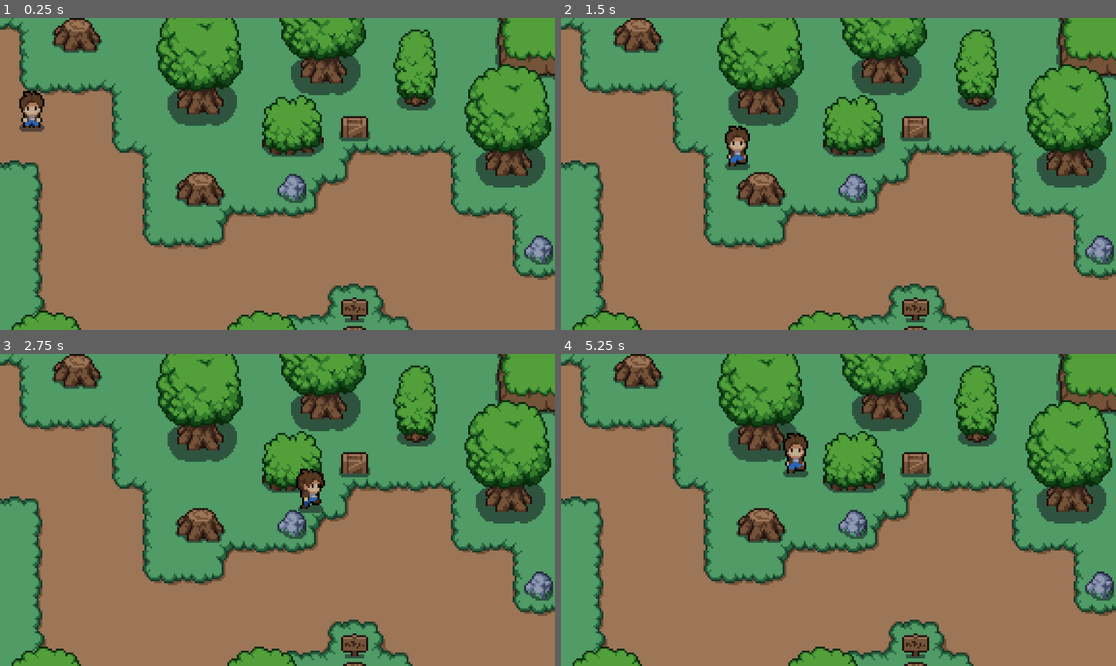
Above: before the commit, frames 1-4 (two rows, left to right).
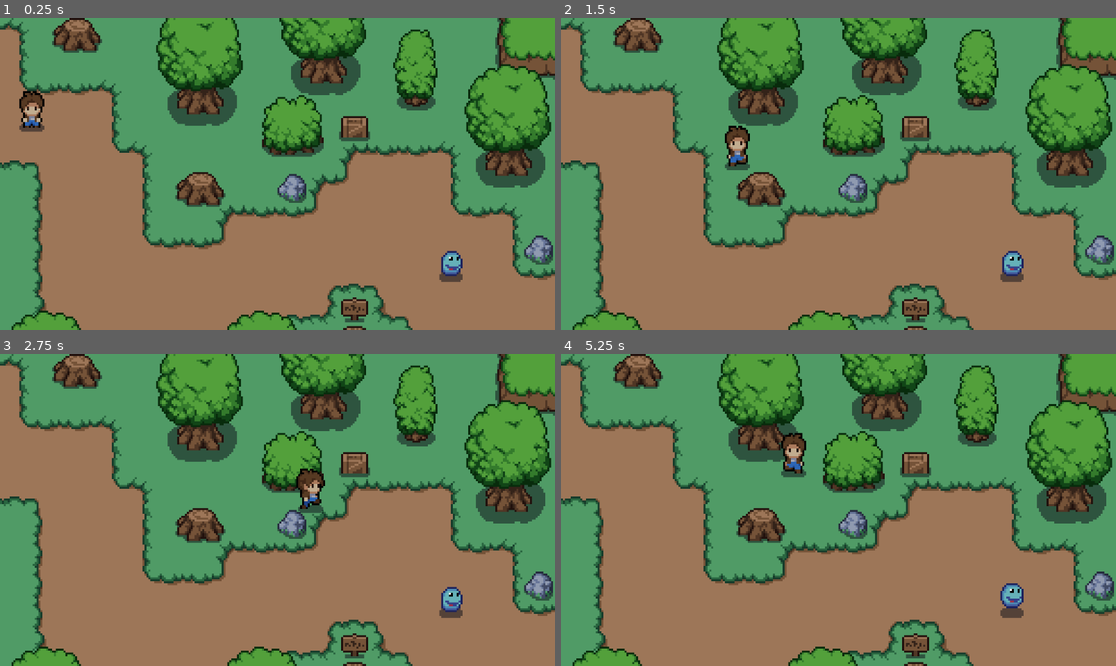
Above: after the commit, the same moments.

Repository: code1iners/free-rpg
Game: Godot game, scene res://scenes/world.tscn
The game is run twice, just before and just after one commit, with the same random seed, the same clock (stepped at 60 frames per second) and the same inputs. The project has no main scene, so this scene is started directly.
Inputs:
- Up to frame 1 (0.25 s): no input
- Up to frame 2 (1.5 s): hold Right (ui_right) 0.53-1.28 s; tap E (attack, bound only after the commit) at 0.6, 1.35 s; hold Down (ui_down) from 1.28 s (still down)
- Up to frame 3 (2.75 s): release Down (ui_down) at 2.03 s; hold Right (ui_right) from 2.03 s (still down); tap E (attack, bound only after the commit) at 2.1 s
- Up to frame 4 (5.25 s): release Right (ui_right) at 2.78 s; hold Up (ui_up) 2.78-3.53 s; tap E (attack, bound only after the commit) every 0.75 s from 2.85 to 5.1 s; hold Left (ui_left) 3.53-5.03 s; hold Down (ui_down) from 5.03 s (still down)

The runs differ from the first frame. In frame 1, 0.4% of the frame differs, in the area x 79-84%, y 74-85%; in frame 2, 0.4%; in frame 3, 0.4%; in frame 4, 0.8%, in the area x 39-84%, y 25-85%.

Commit message:
Implemented combat system

Diff:
--- a/project.godot
+++ b/project.godot
@@ -14,9 +14,21 @@
 config/features=PackedStringArray("4.2", "GL Compatibility")
 config/icon="res://assets/icon.svg"
 
+[autoload]
+
+global="*res://scripts/global.gd"
+
 [display]
 
 window/stretch/scale=4.0
+
+[input]
+
+attack={
+"deadzone": 0.5,
+"events": [Object(InputEventKey,"resource_local_to_scene":false,"resource_name":"","device":-1,"window_id":0,"alt_pressed":false,"shift_pressed":false,"ctrl_pressed":false,"meta_pressed":false,"pressed":false,"keycode":0,"physical_keycode":69,"key_label":0,"unicode":101,"echo":false,"script":null)
+]
+}
 
 [rendering]
 
--- /dev/null
+++ b/scenes/enemy.tscn
@@ -0,0 +1,174 @@
+[gd_scene load_steps=22 format=3 uid="uid://crcoaw25punpi"]
+
+[ext_resource type="Script" path="res://scripts/enemy.gd" id="1_gtncs"]
+[ext_resource type="Texture2D" uid="uid://c0vsh57tvl37k" path="res://assets/characters/slime.png" id="1_m0po8"]
+
+[sub_resource type="CircleShape2D" id="CircleShape2D_usp8x"]
+radius = 7.07107
+
+[sub_resource type="AtlasTexture" id="AtlasTexture_v7olr"]
+atlas = ExtResource("1_m0po8")
+region = Rect2(0, 128, 32, 32)
+
+[sub_resource type="AtlasTexture" id="AtlasTexture_psbve"]
+atlas = ExtResource("1_m0po8")
+region = Rect2(32, 128, 32, 32)
+
+[sub_resource type="AtlasTexture" id="AtlasTexture_ra4t8"]
+atlas = ExtResource("1_m0po8")
+region = Rect2(64, 128, 32, 32)
+
+[sub_resource type="AtlasTexture" id="AtlasTexture_djy4e"]
+atlas = ExtResource("1_m0po8")
+region = Rect2(96, 128, 32, 32)
+
+[sub_resource type="AtlasTexture" id="AtlasTexture_psw0r"]
+atlas = ExtResource("1_m0po8")
+region = Rect2(128, 128, 32, 32)
+
+[sub_resource type="AtlasTexture" id="AtlasTexture_iugag"]
+atlas = ExtResource("1_m0po8")
+region = Rect2(0, 0, 32, 32)
+
+[sub_resource type="AtlasTexture" id="AtlasTexture_1ucvh"]
+atlas = ExtResource("1_m0po8")
+region = Rect2(32, 0, 32, 32)
+
+[sub_resource type="AtlasTexture" id="AtlasTexture_w6ajl"]
+atlas = ExtResource("1_m0po8")
+region = Rect2(64, 0, 32, 32)
+
+[sub_resource type="AtlasTexture" id="AtlasTexture_6fu5f"]
+atlas = ExtResource("1_m0po8")
+region = Rect2(96, 0, 32, 32)
+
+[sub_resource type="AtlasTexture" id="AtlasTexture_7mha1"]
+atlas = ExtResource("1_m0po8")
+region = Rect2(0, 32, 32, 32)
+
+[sub_resource type="AtlasTexture" id="AtlasTexture_k8t5d"]
+atlas = ExtResource("1_m0po8")
+region = Rect2(32, 32, 32, 32)
+
+[sub_resource type="AtlasTexture" id="AtlasTexture_452un"]
+atlas = ExtResource("1_m0po8")
+region = Rect2(64, 32, 32, 32)
+
+[sub_resource type="AtlasTexture" id="AtlasTexture_e1rb4"]
+atlas = ExtResource("1_m0po8")
+region = Rect2(96, 32, 32, 32)
+
+[sub_resource type="AtlasTexture" id="AtlasTexture_ur6ea"]
+atlas = ExtResource("1_m0po8")
+region = Rect2(128, 32, 32, 32)
+
+[sub_resource type="AtlasTexture" id="AtlasTexture_6kxxy"]
+atlas = ExtResource("1_m0po8")
+region = Rect2(160, 32, 32, 32)
+
+[sub_resource type="SpriteFrames" id="SpriteFrames_kftls"]
+animations = [{
+"frames": [{
+"duration": 1.0,
+"texture": SubResource("AtlasTexture_v7olr")
+}, {
+"duration": 1.0,
+"texture": SubResource("AtlasTexture_psbve")
+}, {
+"duration": 1.0,
+"texture": SubResource("AtlasTexture_ra4t8")
+}, {
+"duration": 1.0,
+"texture": SubResource("AtlasTexture_djy4e")
+}, {
+"duration": 1.0,
+"texture": SubResource("AtlasTexture_psw0r")
+}],
+"loop": true,
+"name": &"death",
+"speed": 5.0
+}, {
+"frames": [{
+"duration": 1.0,
+"texture": SubResource("AtlasTexture_iugag")
+}, {
+"duration": 1.0,
+"texture": SubResource("AtlasTexture_1ucvh")
+}, {
+"duration": 1.0,
+"texture": SubResource("AtlasTexture_w6ajl")
+}, {
+"duration": 1.0,
+"texture": SubResource("AtlasTexture_6fu5f")
+}],
+"loop": true,
+"name": &"idle",
+"speed": 5.0
+}, {
+"frames": [{
+"duration": 1.0,
+"texture": SubResource("AtlasTexture_7mha1")
+}, {
+"duration": 1.0,
+"texture": SubResource("AtlasTexture_k8t5d")
+}, {
+"duration": 1.0,
+"texture": SubResource("AtlasTexture_452un")
+}, {
+"duration": 1.0,
+"texture": SubResource("AtlasTexture_e1rb4")
+}, {
+"duration": 1.0,
+"texture": SubResource("AtlasTexture_ur6ea")
+}, {
+"duration": 1.0,
+"texture": SubResource("AtlasTexture_6kxxy")
+}],
+"loop": true,
+"name": &"walk",
+"speed": 5.0
+}]
+
+[sub_resource type="CircleShape2D" id="CircleShape2D_8eorc"]
+radius = 55.0091
+
+[sub_resource type="CircleShape2D" id="CircleShape2D_n6x2y"]
+radius = 12.0
+
+[node name="enemy" type="CharacterBody2D"]
+y_sort_enabled = true
+collision_layer = 3
+script = ExtResource("1_gtncs")
+
+[node name="CollisionShape2D" type="CollisionShape2D" parent="."]
+visible = false
+position = Vector2(0, 4)
+shape = SubResource("CircleShape2D_usp8x")
+
+[node name="AnimatedSprite2D" type="AnimatedSprite2D" parent="."]
+sprite_frames = SubResource("SpriteFrames_kftls")
+animation = &"idle"
+
+[node name="detection_area" type="Area2D" parent="."]
+visible = false
+position = Vector2(0, 3)
+collision_layer = 2
+collision_mask = 2
+
+[node name="CollisionShape2D" type="CollisionShape2D" parent="detection_area"]
+shape = SubResource("CircleShape2D_8eorc")
+
+[node name="enemy_hitbox" type="Area2D" parent="."]
+
+[node name="CollisionShape2D" type="CollisionShape2D" parent="enemy_hitbox"]
+position = Vector2(0, 4)
+shape = SubResource("CircleShape2D_n6x2y")
+
+[node name="take_damage_cooldown" type="Timer" parent="."]
+wait_time = 0.5
+
+[connection signal="body_entered" from="detection_area" to="." method="_on_detection_area_body_entered"]
+[connection signal="body_exited" from="detection_area" to="." method="_on_detection_area_body_exited"]
+[connection signal="body_entered" from="enemy_hitbox" to="." method="_on_enemy_hitbox_body_entered"]
+[connection signal="body_exited" from="enemy_hitbox" to="." method="_on_enemy_hitbox_body_exited"]
+[connection signal="timeout" from="take_damage_cooldown" to="." method="_on_take_damage_cooldown_timeout"]
--- a/scenes/player.tscn
+++ b/scenes/player.tscn
@@ -416,8 +416,12 @@
 "speed": 5.0
 }]
 
+[sub_resource type="CircleShape2D" id="CircleShape2D_dxawn"]
+radius = 9.05539
+
 [node name="player" type="CharacterBody2D"]
 y_sort_enabled = true
+collision_layer = 3
 script = ExtResource("1_07b1t")
 
 [node name="CollisionShape2D" type="CollisionShape2D" parent="."]
@@ -428,3 +432,27 @@
 position = Vector2(-1, -17)
 sprite_frames = SubResource("SpriteFrames_rpxul")
 animation = &"side_walk"
+
+[node name="player_hitbox" type="Area2D" parent="."]
+
+[node name="CollisionShape2D" type="CollisionShape2D" parent="player_hitbox"]
+position = Vector2(0, -1)
+shape = SubResource("CircleShape2D_dxawn")
+
+[node name="player_hitbox2" type="Area2D" parent="."]
+
+[node name="CollisionShape2D" type="CollisionShape2D" parent="player_hitbox2"]
+position = Vector2(0, -1)
+shape = SubResource("CircleShape2D_dxawn")
+
+[node name="attack_cooldown" type="Timer" parent="."]
+
+[node name="deal_attack_timer" type="Timer" parent="."]
+wait_time = 0.5
+
+[connection signal="body_entered" from="player_hitbox" to="." method="_on_player_hitbox_body_entered"]
+[connection signal="body_exited" from="player_hitbox" to="." method="_on_player_hitbox_body_exited"]
+[connection signal="body_entered" from="player_hitbox2" to="." method="_on_player_hitbox_body_entered"]
+[connection signal="body_exited" from="player_hitbox2" to="." method="_on_player_hitbox_body_exited"]
+[connection signal="timeout" from="attack_cooldown" to="." method="_on_attack_cooldown_timeout"]
+[connection signal="timeout" from="deal_attack_timer" to="." method="_on_deal_attack_timer_timeout"]
--- a/scenes/world.tscn
+++ b/scenes/world.tscn
@@ -1,9 +1,10 @@
-[gd_scene load_steps=9 format=3 uid="uid://c1gc3vi5yap1y"]
+[gd_scene load_steps=10 format=3 uid="uid://c1gc3vi5yap1y"]
 
 [ext_resource type="Texture2D" uid="uid://b6gi18q13x8gv" path="res://assets/tilesets/plains.png" id="1_h2twc"]
 [ext_resource type="Texture2D" uid="uid://cc7po5fpkwddk" path="res://assets/tilesets/grass.png" id="2_bqtox"]
 [ext_resource type="Texture2D" uid="uid://vsnkfmj37fpv" path="res://assets/objects/objects.png" id="3_sh32e"]
 [ext_resource type="PackedScene" uid="uid://csk11boe2d0j2" path="res://scenes/player.tscn" id="4_0gho0"]
+[ext_resource type="PackedScene" uid="uid://crcoaw25punpi" path="res://scenes/enemy.tscn" id="5_q65gk"]
 
 [sub_resource type="TileSetAtlasSource" id="TileSetAtlasSource_gp0j4"]
 texture = ExtResource("1_h2twc")
@@ -163,3 +164,6 @@
 
 [node name="player" parent="." instance=ExtResource("4_0gho0")]
 position = Vector2(17, 57)
+
+[node name="enemy" parent="." instance=ExtResource("5_q65gk")]
+position = Vector2(234, 129)
--- /dev/null
+++ b/scripts/enemy.gd
@@ -0,0 +1,64 @@
+extends CharacterBody2D
+
+const SPEED = 45
+var player_chase = false
+var player = null
+
+var health = 100
+var player_inattack_zone = false
+var can_take_damage = true
+
+func _physics_process(delta):
+	deal_with_damage()
+
+	if player_chase:
+		position += (player.position - position) / SPEED
+
+		$AnimatedSprite2D.play("walk")
+
+		if (player.position.x - position.x) < 0:
+			$AnimatedSprite2D.flip_h = true
+		else:
+			$AnimatedSprite2D.flip_h = false
+
+		move_and_slide()
+	else:
+		$AnimatedSprite2D.play("idle")
+
+
+func _on_detection_area_body_entered(body):
+	player = body
+	player_chase = true
+
+
+func _on_detection_area_body_exited(body):
+	player = null
+	player_chase = false
+
+func enemy():
+	pass
+
+
+func _on_enemy_hitbox_body_entered(body):
+	if body.has_method("player"):
+		player_inattack_zone = true
+
+
+func _on_enemy_hitbox_body_exited(body):
+	if body.has_method("player"):
+		player_inattack_zone = false
+
+func deal_with_damage():
+	if player_inattack_zone and global.player_current_attack == true:
+		if can_take_damage == true:
+			health -= 20
+			$take_damage_cooldown.start()
+			can_take_damage = false
+			print("slime health = ", health)
+			if health <= 0:
+				self.queue_free()
+
+
+
+func _on_take_damage_cooldown_timeout():
+	can_take_damage = true
--- /dev/null
+++ b/scripts/global.gd
@@ -0,0 +1,3 @@
+extends Node
+
+var player_current_attack = false
--- a/scripts/player.gd
+++ b/scripts/player.gd
@@ -1,4 +1,11 @@
 extends CharacterBody2D
+
+var enemy_inataack_range = false
+var enemy_attack_cooldown = true
+var health = 100
+var player_alive = true
+
+var attack_ip = false
 
 const SPEED = 100
 var current_dir = "none"
@@ -8,6 +15,14 @@
 
 func _physics_process(delta):
 	player_movement(delta)
+	enemy_attack()
+	attack()
+
+	if health <= 0:
+		player_alive = false # go back to menu or respond
+		health = 0
+		print("player has been killed")
+		self.queue_free()
 
 func player_movement(delta):
 	if Input.is_action_pressed("ui_right"):
@@ -43,17 +58,80 @@
 
 	if dir == "right":
 		anim.flip_h = false
-		var animKind = "side_walk" if status == 1 else "side_idle"
-		anim.play(animKind)
+		if status == 1:
+			anim.play("side_walk")
+		elif status == 0:
+			if attack_ip == false:
+				anim.play("side_idle")
+
 	if dir == "left":
 		anim.flip_h = true
-		var animKind = "side_walk" if status == 1 else "side_idle"
-		anim.play(animKind)
+		if status == 1:
+			anim.play("side_walk")
+		elif status == 0:
+			if attack_ip == false:
+				anim.play("side_idle")
+
 	if dir == "up":
-		anim.flip_h = false
-		var animKind = "back_walk" if status == 1 else "back_idle"
-		anim.play(animKind)
+		if status == 1:
+			anim.play("back_walk")
+		elif status == 0:
+			if attack_ip == false:
+				anim.play("back_idle")
+
 	if dir == "down":
-		anim.flip_h = false
-		var animKind = "front_walk" if status == 1 else "front_idle"
-		anim.play(animKind)
+		if status == 1:
+			anim.play("front_walk")
+		elif status == 0:
+			if attack_ip == false:
+				anim.play("front_idle")
+
+
+func player():
+	pass
+
+func _on_player_hitbox_body_entered(body):
+	if body.has_method("enemy"):
+		enemy_inataack_range = true
+
+func _on_player_hitbox_body_exited(body):
+	if body.has_method("enemy"):
+		enemy_inataack_range = false
+
+func enemy_attack():
+	if enemy_inataack_range and enemy_attack_cooldown == true:
+		health -= 20
+		enemy_attack_cooldown = false
+		$attack_cooldown.start()
+		print(health)
+
+
+func _on_attack_cooldown_timeout():
+	enemy_attack_cooldown = true
+
+func attack():
+	var dir = current_dir
+
+	if Input.is_action_just_pressed("attack"):
+		global.player_current_attack = true
+		attack_ip = true
+		if dir == "right":
+			$AnimatedSprite2D.flip_h = false
+			$AnimatedSprite2D.play("side_attack")
+			$deal_attack_timer.start()
+		if dir == "left":
+			$AnimatedSprite2D.flip_h = true
+			$AnimatedSprite2D.play("side_attack")
+			$deal_attack_timer.start()
+		if dir == "down":
+			$AnimatedSprite2D.play("front_attack")
+			$deal_attack_timer.start()
+		if dir == "up":
+			$AnimatedSprite2D.play("back_attack")
+			$deal_attack_timer.start()
+
+
+func _on_deal_attack_timer_timeout():
+	$deal_attack_timer.stop()
+	global.player_current_attack = false
+	attack_ip = false
Not shown: 1 places in scenes/player.tscn that only renumber resources
